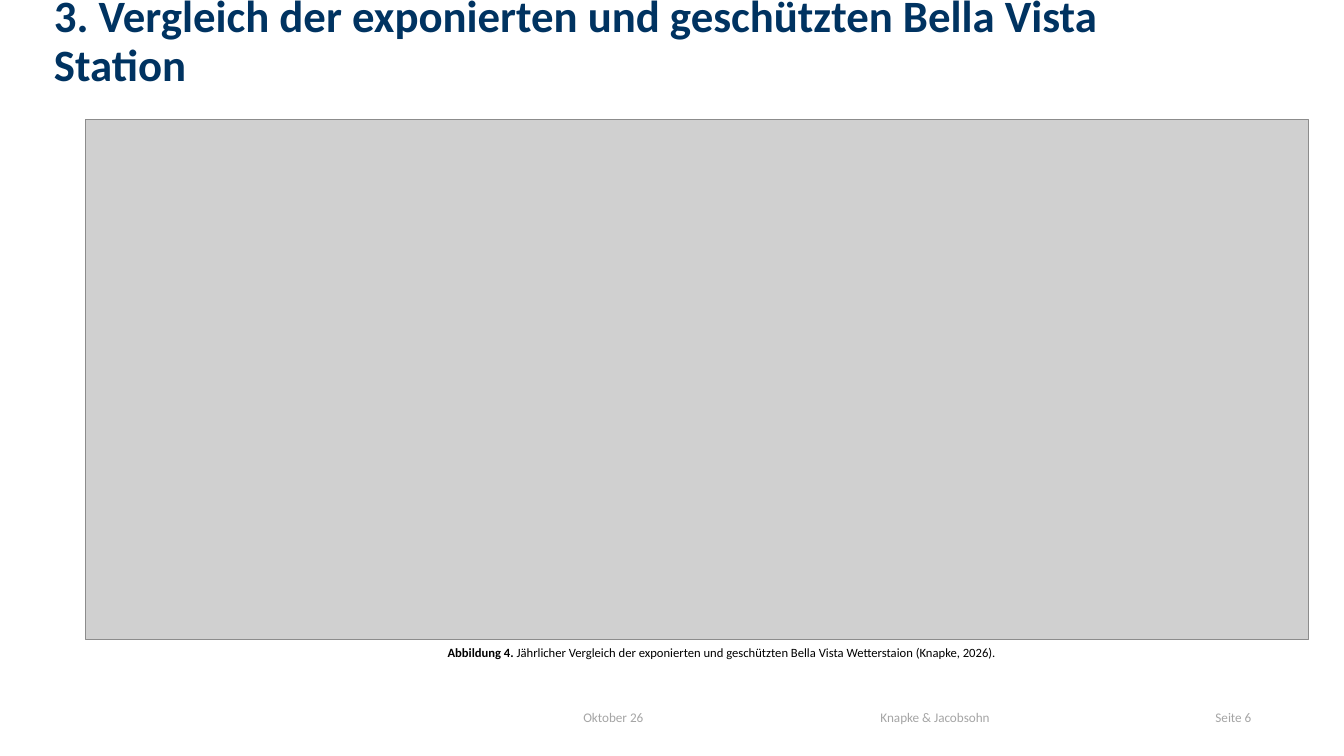
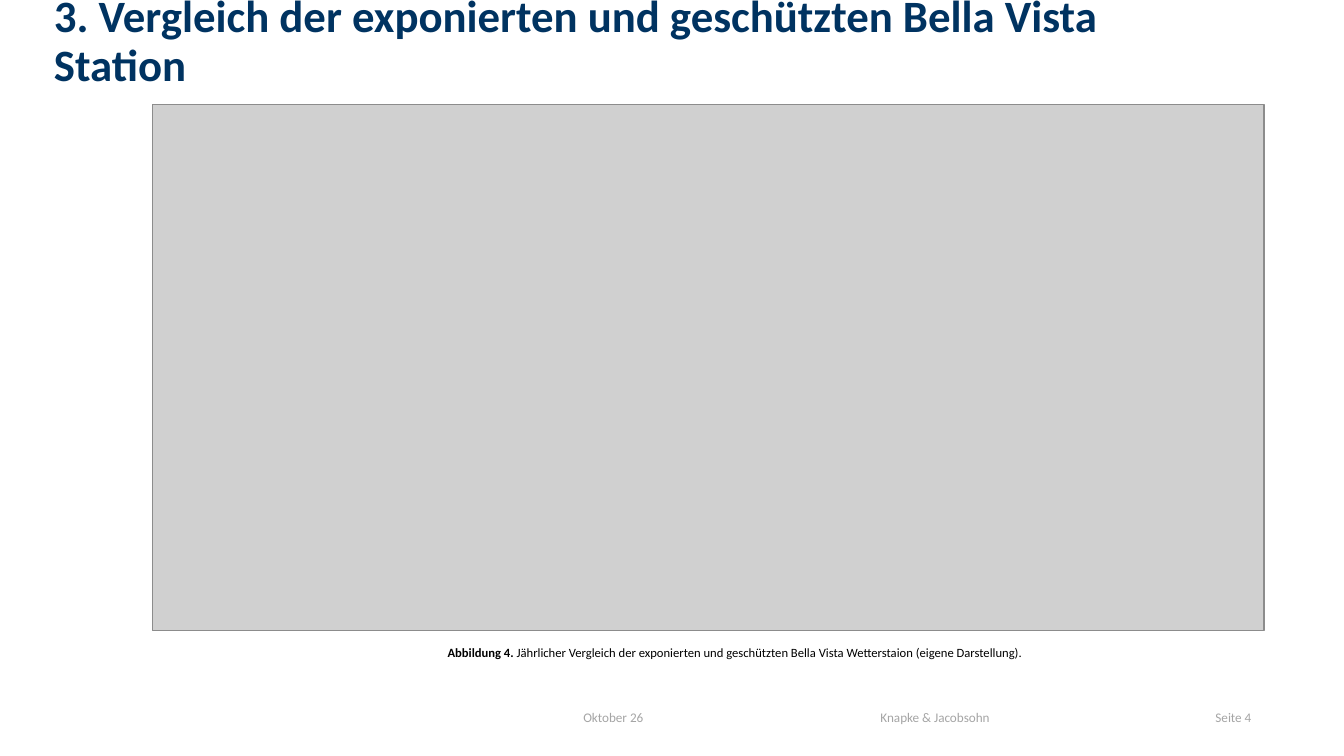
Before and after one commit to 20jacobs/Snow_rofental, a slide deck: slide 4 of Schnee_Datenanalyse.pptx (slide 6 before the commit). Drawn at 1344x756 pixels with LibreOffice and Linux fonts; fonts in the diff are those of the drawing; grey boxes stand for pictures; background and template pictures are left out. Boxes give left, top, right and bottom in pixels: in the first picture for what was removed or moved away, otherwise in the second. Text is boxed around its words. In the diff, an @@ line names an element or a change of style, - is before the commit and + after.

```diff
--- a/Schnee_Datenanalyse.pptx
+++ b/Schnee_Datenanalyse.pptx
@@ picture: place and size @@
-picture at [86, 119, 1309, 640]
+picture at [152, 105, 1264, 631]
@@ text at [448, 648, 1022, 659]: text changed @@
-Abbildung 4. Jährlicher Vergleich der exponierten und geschützten Bella Vista Wetterstaion (Knapke, 2026).
+Abbildung 4. Jährlicher Vergleich der exponierten und geschützten Bella Vista Wetterstaion (eigene Darstellung).
@@ page number at [1215, 713, 1252, 722]: text changed @@
-Seite 6
+Seite 4
```
Also in this commit, not shown: 5 other slides changed, 2 slides removed, 7 other files.
